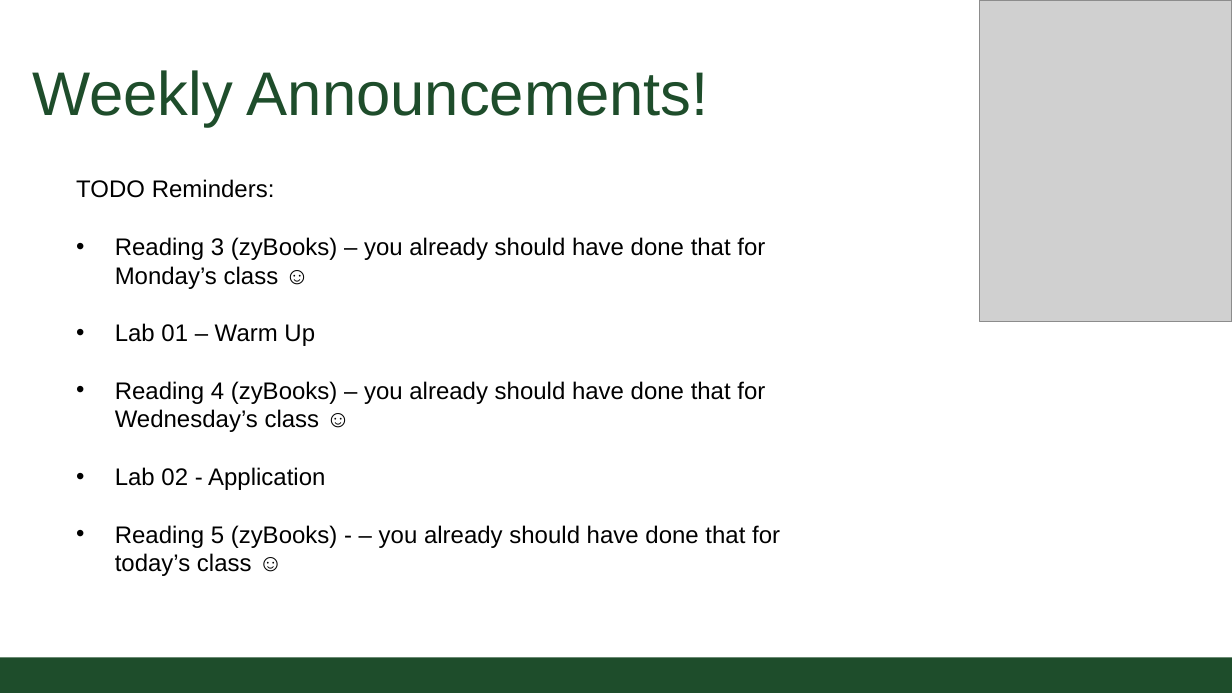
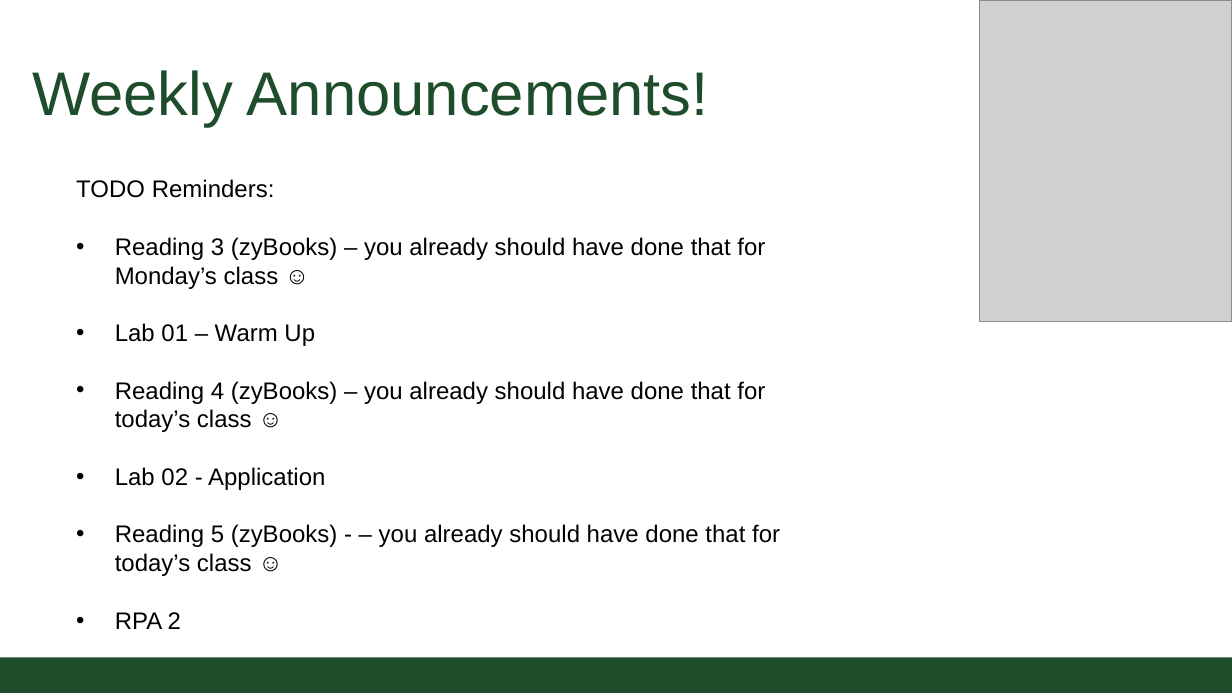
Before and after one commit to CSU-CS152/Handouts, a slide deck: slide 2 of 02_03WhileLoopsCS152.pptx. Drawn at 1232x693 pixels with LibreOffice and Linux fonts; fonts in the diff are those of the drawing; grey boxes stand for pictures; background and template pictures are left out. Boxes give left, top, right and bottom in pixels: in the first picture for what was removed or moved away, otherwise in the second. Text is boxed around its words. In the diff, an @@ line names an element or a change of style, - is before the commit and + after.

```diff
--- a/02_03WhileLoopsCS152.pptx
+++ b/02_03WhileLoopsCS152.pptx
@@ text at (115,381,765,432): text changed @@
-• Reading 4 (zyBooks) – you already should have done that for Wednesday’s class ☺
+• Reading 4 (zyBooks) – you already should have done that for today’s class ☺
@@ text at (115,612,181,629): paragraph added @@
+• RPA 2
```
Also in this commit, not shown: 2 other slides changed, 3 slides added, 2 slides removed, 5 other files.
